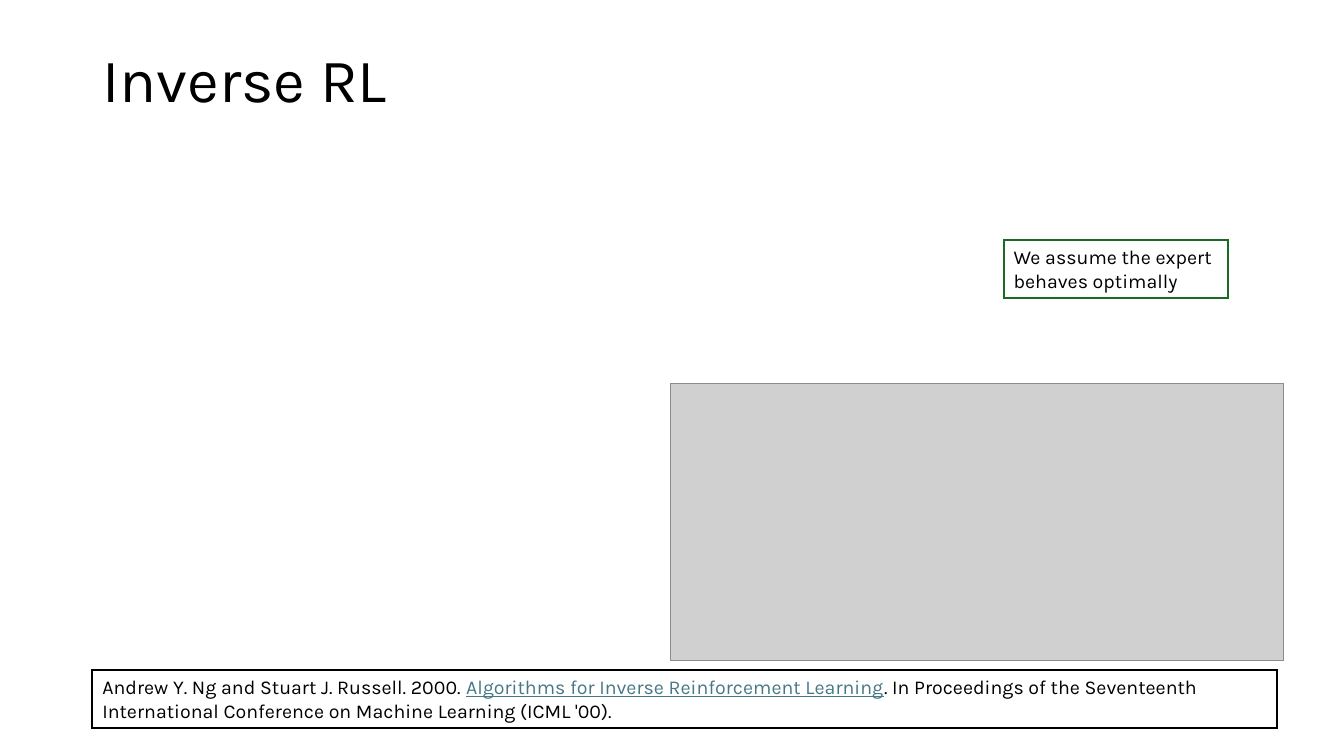
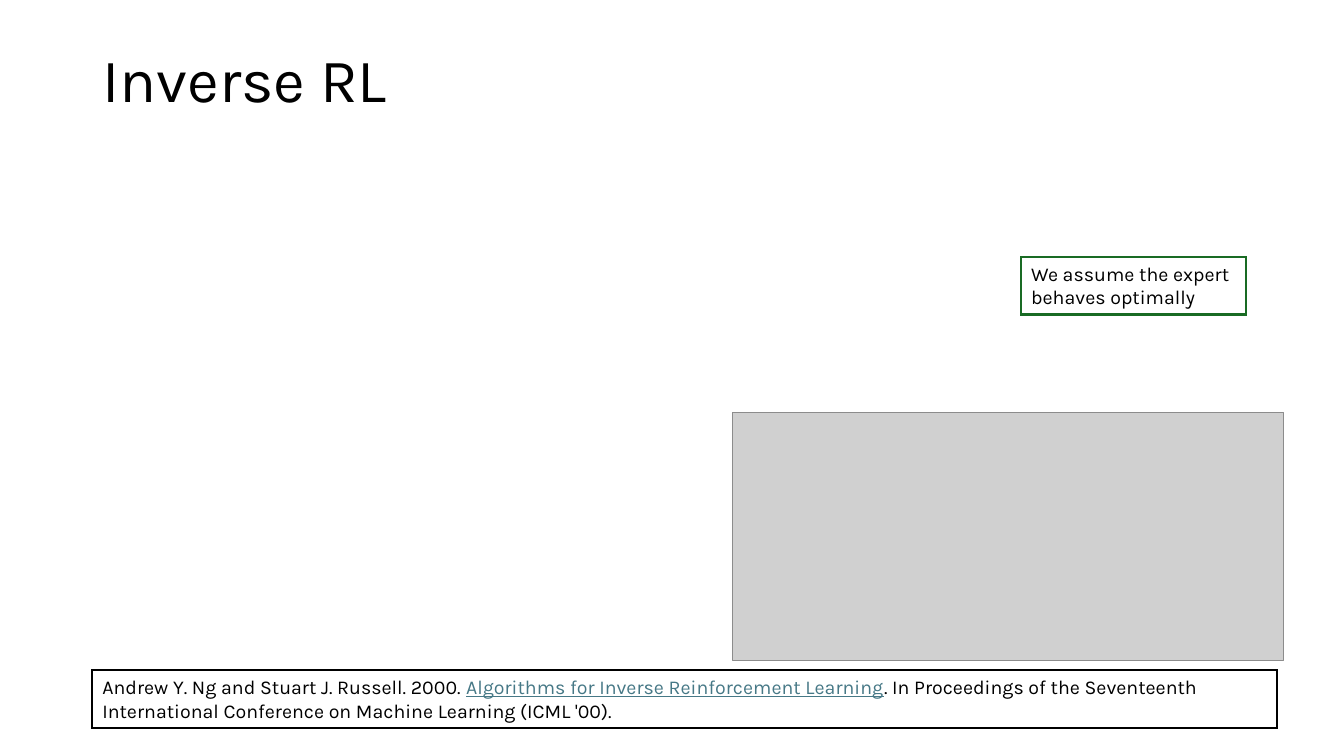
Before and after one commit to mhahsler/Introduction_to_Reinforcement_Learning, a slide deck: slide 11 of slides/Lecture_Reward_Engineering.pptx. Drawn at 1344x756 pixels with LibreOffice and Linux fonts; fonts in the diff are those of the drawing; grey boxes stand for pictures. Boxes give left, top, right and bottom in pixels: in the first picture for what was removed or moved away, otherwise in the second. Text is boxed around its words. In the diff, an @@ line names an element or a change of style, - is before the commit and + after.

```diff
--- a/slides/Lecture_Reward_Engineering.pptx
+++ b/slides/Lecture_Reward_Engineering.pptx
@@ rectangle "We assume the expert behaves ...": place and size @@
-rectangle "We assume the expert behaves ..." at [1004, 240, 1229, 297]
+rectangle "We assume the expert behaves ..." at [1021, 257, 1246, 315]
@@ picture: place and size @@
-picture at [670, 384, 1285, 660]
+picture at [733, 412, 1285, 660]
```
Also in this commit, not shown: 2 other slides changed.
